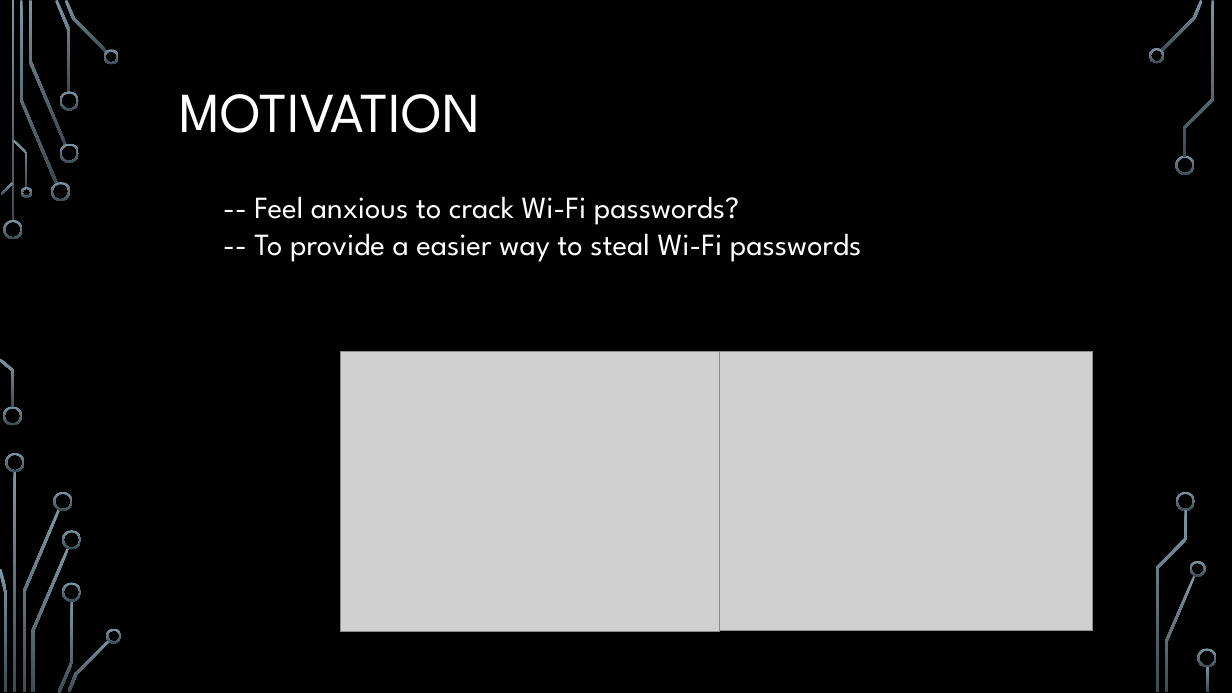
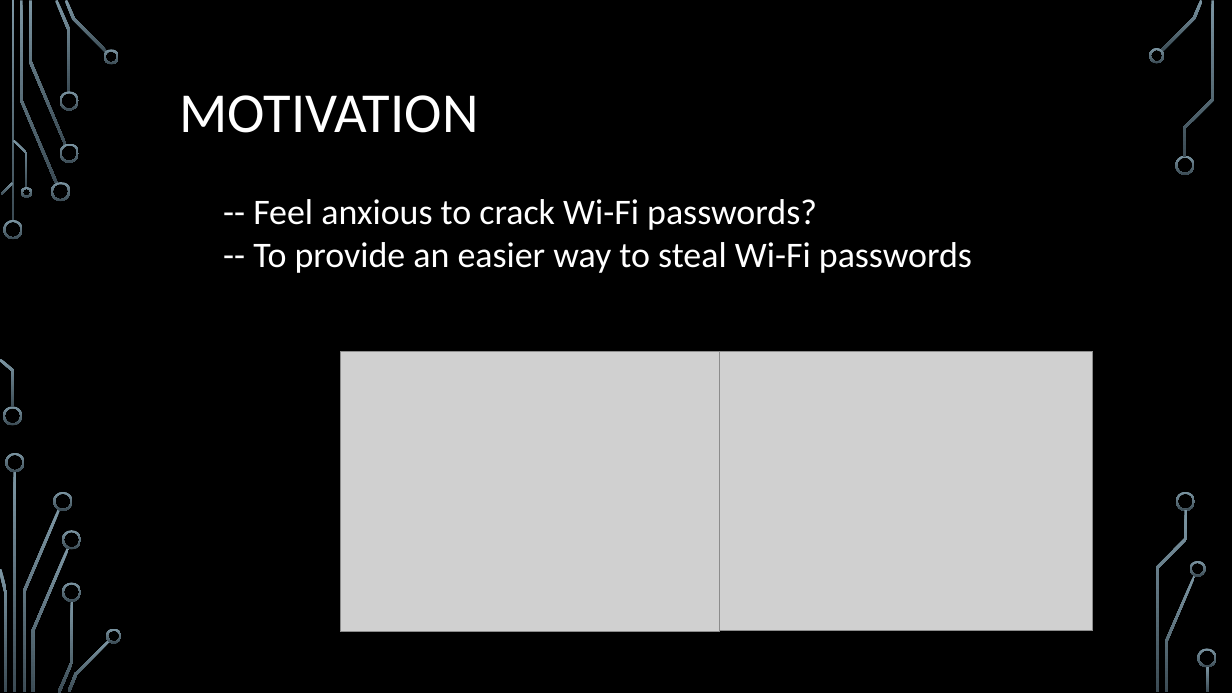
Before and after one commit to jessethd/EthicalHackingFinal, a slide deck: slide 2 of Presentation.pptx. Drawn at 1232x693 pixels with LibreOffice and Linux fonts; fonts in the diff are those of the drawing; grey boxes stand for pictures; background and template pictures are left out. Boxes give left, top, right and bottom in pixels: in the first picture for what was removed or moved away, otherwise in the second. Text is boxed around its words. In the diff, an @@ line names an element or a change of style, - is before the commit and + after.

```diff
--- a/Presentation.pptx
+++ b/Presentation.pptx
@@ title "MOTIVATION" at bbox=[179, 95, 478, 133]: font League Spartan to Calibri @@
@@ text at bbox=[253, 199, 817, 230]: size 24 to 28 pt, font League Spartan to Calibri in "-- Feel anxious to crack Wi-Fi passwords?" @@
@@ text at bbox=[253, 242, 972, 273]: text changed; size 24 to 28 pt; font League Spartan to Calibri @@
--- To provide a easier way to steal Wi-Fi passwords
+-- To provide an easier way to steal Wi-Fi passwords
```
Also in this commit, not shown: 11 other slides changed.
